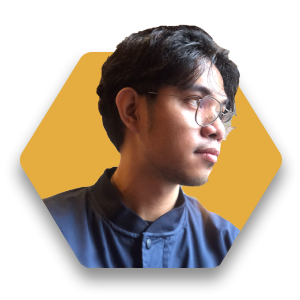
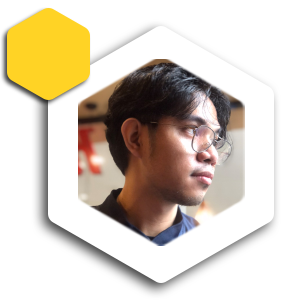
Revision of a layered 300x300 image; what changed, layer by layer:
added group "Ew" with 6 layers above "W" over [7, 8, 290, 290]
added group "Group 1" with 1 layers in group "Ew" over [7, 8, 90, 100]
added layer "Polygon 3 copy 2" in group "Group 1" over [7, 8, 90, 100]
added layer "Layer 7" in group "Ew" over [48, 53, 273, 278]
added layer "Polygon 3 copy" in group "Ew" over [78, 59, 245, 246]
added layer "Polygon 3" in group "Ew" over [48, 26, 274, 283]
moved "Layer 3" into group "W" over [41, 24, 241, 268]
moved "Polygon 2" into group "W" over [19, 52, 282, 268]
